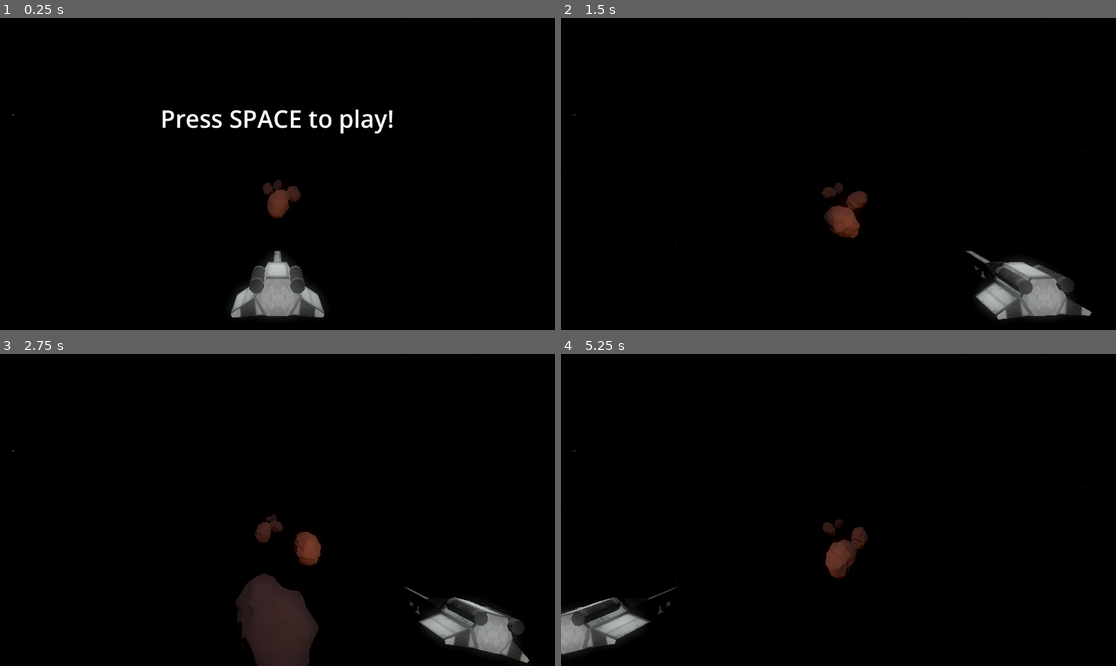
Above: before the commit, frames 1-4 (two rows, left to right).
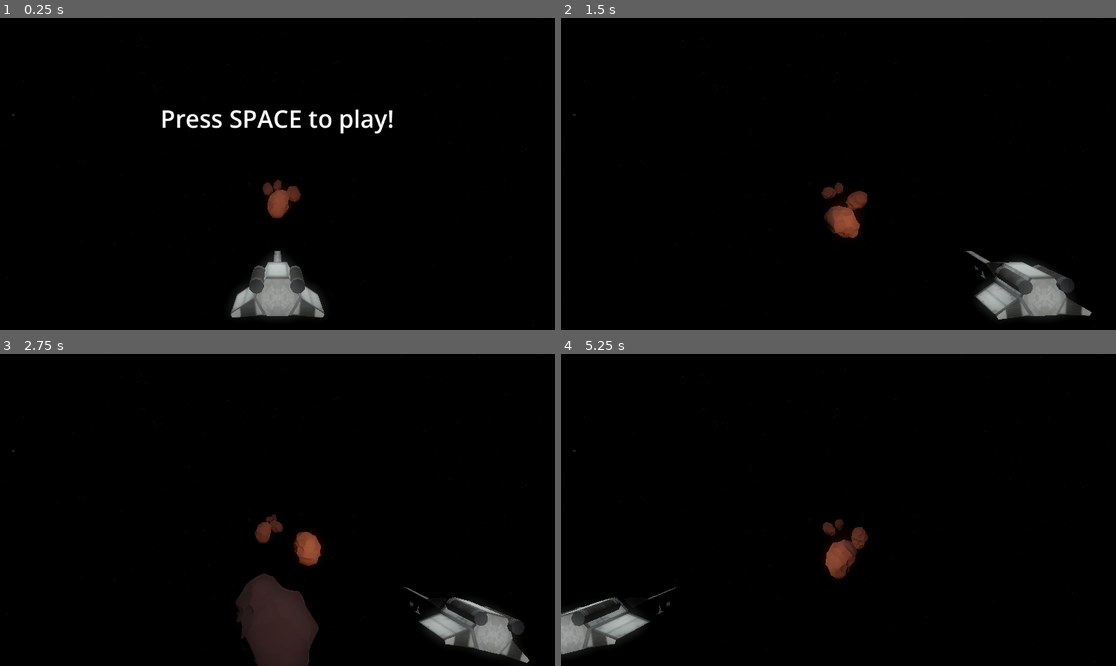
Above: after the commit, the same moments.

Repository: MatCano/VOID-DODGE
Game: Godot game, scene res://scenes/main.tscn
The game is run twice, just before and just after one commit, with the same random seed, the same clock (stepped at 60 frames per second) and the same inputs.
Inputs:
- Up to frame 1 (0.25 s): no input
- Up to frame 2 (1.5 s): tap Space at 0.5 s; hold Right (ui_right) 0.53-1.28 s; tap Enter (ui_accept) at 0.77 s; hold Left (ui_left) from 1.28 s (still down)
- Up to frame 3 (2.75 s): tap Enter (ui_accept) at 1.52 s; release Left (ui_left) at 2.03 s; hold Right (ui_right) from 2.03 s (still down)
- Up to frame 4 (5.25 s): tap Enter (ui_accept) at 3.02, 3.77, 4.52 s; release Right (ui_right) at 3.53 s; hold Left (ui_left) from 3.53 s (still down); tap Space at 4.25 s

The runs differ from the first frame. In frame 1, 0.4% of the frame differs, in the area x 47-54%, y 52-65%; in frame 2, 0.6%, in the area x 47-56%, y 53-71%; in frame 3, 0.5%; in frame 4, 0.5%.

Commit message:
last changes 2

Diff:
--- a/scenes/spaceship.tscn
+++ b/scenes/spaceship.tscn
@@ -27,6 +27,6 @@
 [node name="SpotLight3D" type="SpotLight3D" parent="CharacterBody3D"]
 transform = Transform3D(1, 0, 0, 0, 1, 0, 0, 0, 1, 0, 0.017, -0.078)
 light_color = Color(1, 1, 0.6862745, 1)
+light_energy = 2.0
 light_specular = 0.0
-spot_range = 2.0
 spot_angle = 55.0
Not shown, changed: export_presets.cfg
Not shown, changed: exports/.DS_Store
Not shown, changed: exports/VOID-DODGE.dmg
Not shown, changed: exports/VOID-DODGE.exe
Not shown, added: exports/VOID-DODGE.exe.zip
Not shown, changed: exports/VOID-DODGE.pck
